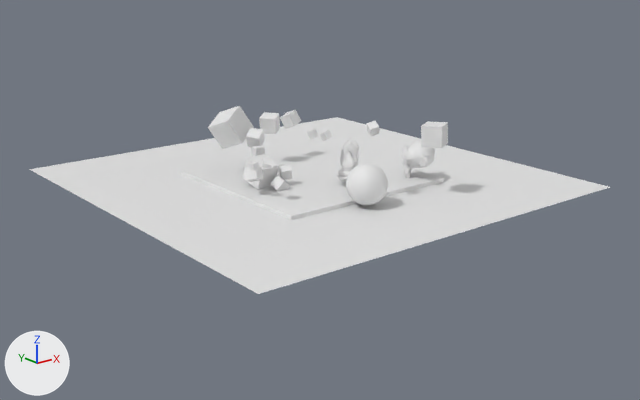
The OBJ model Assets/DemoScene/HighDef.obj as it was, and as the next commit left it.
Rendered twice from a camera (50 mm lens) standing at (-44.0, -51.8, 18.7) and looking at (-2.3, 0.4, -2.2). Lighting does not change. The marker at lower left points along +X, +Y and +Z. Where no turn or scale is listed for an object, it has been applied to the vertices. Vertices at the same position are counted once.

In view in the first picture: 'HighDef_Suzanne'.
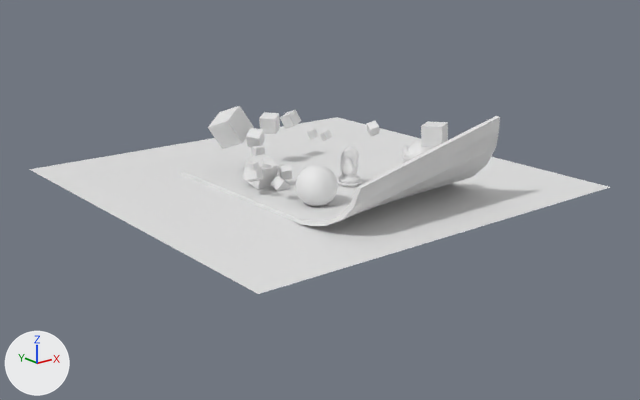
Location of each change, (x1, y1, x2, y2) in pixels of the pictures (640 x 400 px; the box of a moved part takes in the faces that stretch with it):
part 1 of me_highdef_suzanne, moved or reshaped
    before: (346, 163, 388, 205)
    after: (295, 164, 338, 206)
part 2 of me_highdef_suzanne, moved or reshaped
    before: (336, 139, 359, 181)
    after: (291, 116, 500, 226)

Patch to the scene script:
```diff
--- a/Assets/DemoScene/HighDef.obj.py
+++ b/Assets/DemoScene/HighDef.obj.py
@@ me_highdef_suzanne @@
 # used by ob_highdef_suzanne; location = (0.0, 0.0, 0.0)
-me_highdef_suzanne.from_pydata(...)  # 7180 vertices, 9801 faces; spans x -18.6..14.4, y -14.5..18.5, z -0.9..5.2
+me_highdef_suzanne.from_pydata(...)  # 7281 vertices, 9891 faces, 1 loose edge; spans x -18.6..14.4, y -14.5..18.5, z -0.9..5.5
+# me_highdef_suzanne part 1: the loose piece of 2562 vertices spanning x -4.9..-1.9, y -7.9..-4.9, z -0.6..2.4 is moved by (-3.0, 2.0, 0.0)
+# me_highdef_suzanne part 2: 219 vertices moved within x -2.2..-0.6, y -2.9..-1.3, z 0.0..2.6; 3717 vertices removed from x -2.4..-0.4, y -3.1..-1.1, z 0.0..3.1; 3753 vertices added at x -9.7..5.6, y -11.6..-1.1, z -0.7..5.5
 me_highdef_suzanne.materials.append(mat_mat2)
```
